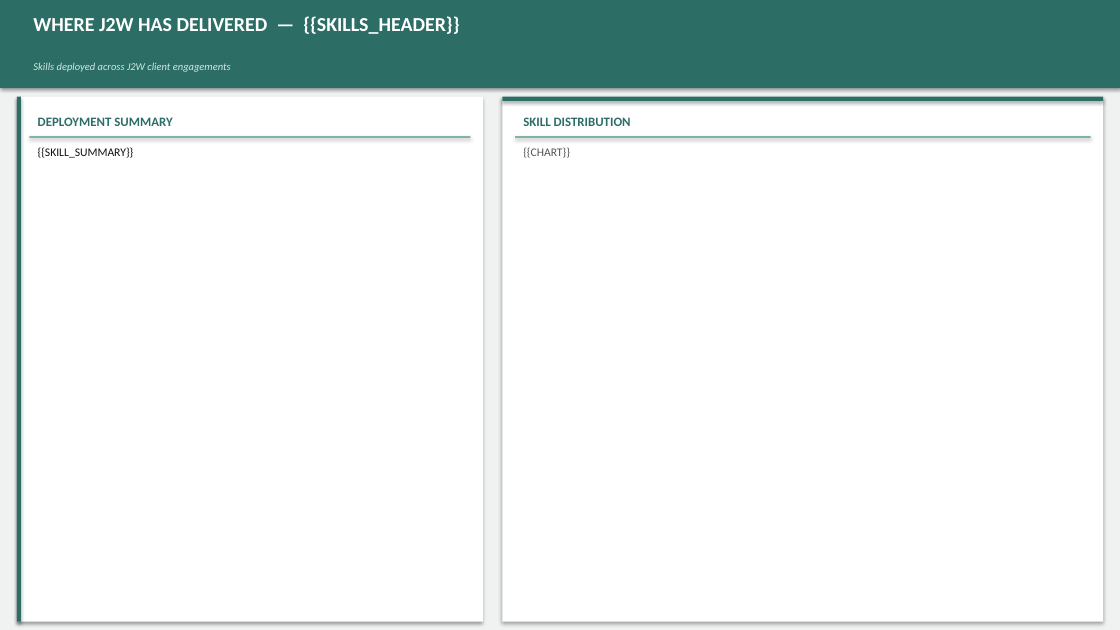
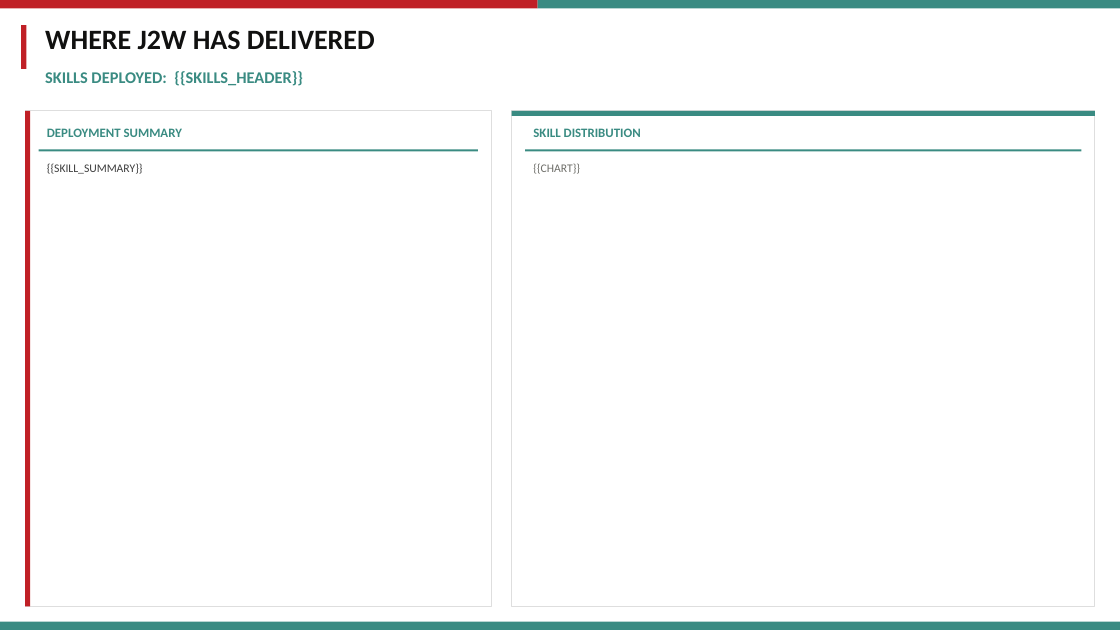
Before and after one commit to athu07/Deck-Engine, a slide deck: slide 1 of skills_templates.pptx. Drawn at 1120x630 pixels with LibreOffice and Linux fonts; fonts in the diff are those of the drawing. Boxes give left, top, right and bottom in pixels: in the first picture for what was removed or moved away, otherwise in the second. Text is boxed around its words. In the diff, an @@ line names an element or a change of style, - is before the commit and + after.

```diff
--- a/skills_templates.pptx
+++ b/skills_templates.pptx
@@ rectangle: place and size @@
-rectangle at bbox=[0, 0, 1120, 630]
+rectangle at bbox=[0, 0, 538, 8]
@@ rectangle at bbox=[0, 0, 538, 8]: fill #F0F2F1 to #C02026; shadow off @@
@@ rectangle added at bbox=[21, 25, 27, 69], fill #C02026 @@
@@ rectangle: place and size @@
-rectangle at bbox=[0, 0, 1120, 88]
+rectangle at bbox=[538, 0, 1120, 8]
@@ rectangle at bbox=[538, 0, 1120, 8]: fill #2C6E66 to #3A8B82; shadow off @@
@@ text at bbox=[45, 30, 375, 49]: text changed; size 17 to 24 pt; text colour #FFFFFF to #111110 @@
-WHERE J2W HAS DELIVERED — {{SKILLS_HEADER}}
+WHERE J2W HAS DELIVERED
@@ text at bbox=[45, 71, 303, 86]: text changed; size 9 to 14 pt; text colour #CFE7E2 to #3A8B82; bold on; italic off @@
-Skills deployed across J2W client engagements
+SKILLS DEPLOYED: {{SKILLS_HEADER}}
@@ rectangle at bbox=[25, 111, 492, 607]: outline none to #DEDEDE 0.75 pt; shadow off @@
@@ rectangle: place and size @@
-rectangle at bbox=[17, 97, 483, 622]
+rectangle at bbox=[25, 111, 492, 607]
@@ rectangle: place and size @@
-rectangle at bbox=[17, 97, 21, 622]
+rectangle at bbox=[25, 111, 30, 607]
@@ rectangle at bbox=[25, 111, 30, 607]: fill #2C6E66 to #C02026; shadow off @@
@@ rectangle: place and size @@
-rectangle at bbox=[515, 136, 1091, 138]
+rectangle at bbox=[512, 111, 1095, 116]
@@ rectangle at bbox=[512, 111, 1095, 116]: fill #7FB2A9 to #3A8B82; shadow off @@
@@ rectangle: place and size @@
-rectangle at bbox=[502, 97, 1103, 622]
+rectangle at bbox=[512, 111, 1095, 607]
@@ rectangle at bbox=[512, 111, 1095, 607]: outline none to #DEDEDE 0.75 pt; shadow off @@
@@ text "DEPLOYMENT SUMMARY" at bbox=[47, 128, 182, 137]: text colour #2C6E66 to #3A8B82 @@
@@ text "DEPLOYMENT SUMMARY": place and size @@
-text "DEPLOYMENT SUMMARY" at bbox=[38, 117, 172, 126]
+text "DEPLOYMENT SUMMARY" at bbox=[47, 128, 182, 137]
@@ text "SKILL DISTRIBUTION": place and size @@
-text "SKILL DISTRIBUTION" at bbox=[523, 117, 631, 126]
+text "SKILL DISTRIBUTION" at bbox=[533, 128, 641, 137]
@@ text "SKILL DISTRIBUTION" at bbox=[533, 128, 641, 137]: text colour #2C6E66 to #3A8B82 @@
@@ text "{{SKILL_SUMMARY}}": place and size @@
-text "{{SKILL_SUMMARY}}" at bbox=[38, 147, 134, 158]
+text "{{SKILL_SUMMARY}}" at bbox=[47, 163, 143, 174]
@@ text "{{SKILL_SUMMARY}}" at bbox=[47, 163, 143, 174]: text colour #111110 to #3E3E3E @@
@@ rectangle: place and size @@
-rectangle at bbox=[29, 136, 471, 138]
+rectangle at bbox=[39, 150, 478, 151]
@@ rectangle at bbox=[39, 150, 478, 151]: fill #7FB2A9 to #3A8B82; shadow off @@
@@ text "{{CHART}}": place and size @@
-text "{{CHART}}" at bbox=[523, 147, 570, 158]
+text "{{CHART}}" at bbox=[533, 163, 580, 174]
@@ text "{{CHART}}" at bbox=[533, 163, 580, 174]: text colour #555555 to #6E6E69 @@
@@ rectangle at bbox=[525, 150, 1081, 151]: fill #2C6E66 to #3A8B82; shadow off @@
@@ rectangle: place and size @@
-rectangle at bbox=[502, 97, 1103, 101]
+rectangle at bbox=[525, 150, 1081, 151]
@@ rectangle added at bbox=[0, 622, 1120, 630], fill #3A8B82 @@
```
Also in this commit, not shown: 2 other slides changed, 27 other files.
